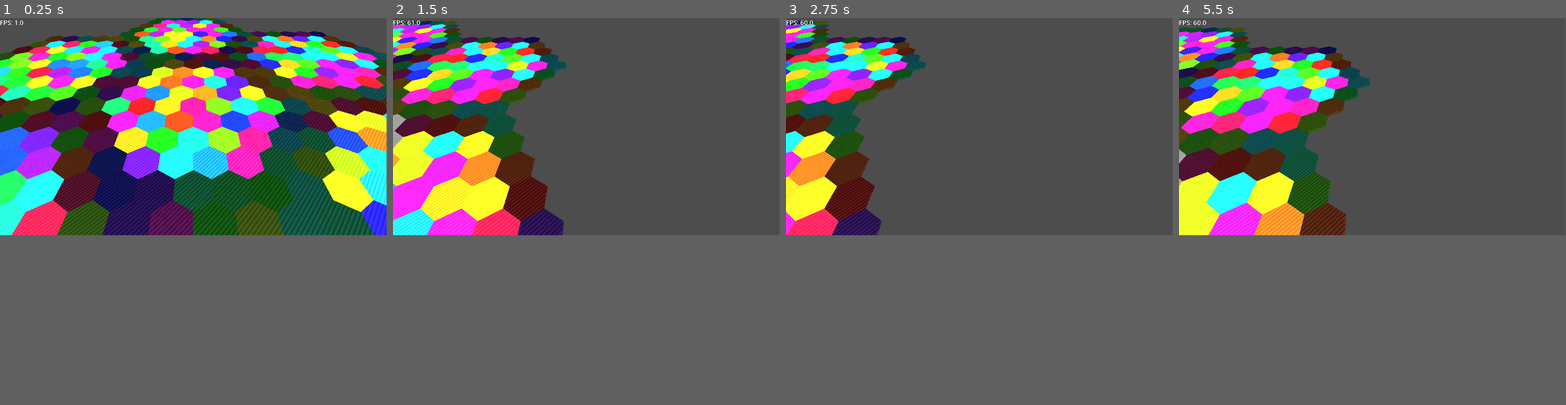
Above: before the commit, frames 1-4 (left to right).
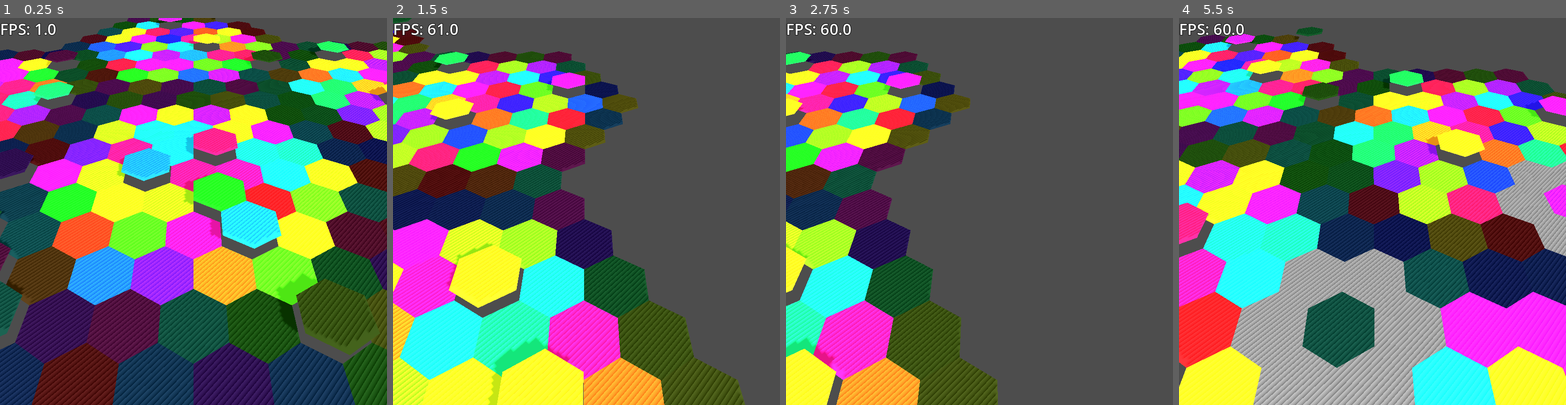
Above: after the commit, the same moments.

Repository: OrbitalOyster/golems
Game: Godot game, scene res://main.tscn
The game is run twice, just before and just after one commit, with the same random seed, the same clock (stepped at 60 frames per second) and the same inputs.
Inputs (mouse positions are in pixels of both pictures, inside the frame that each line leads up to):
- Up to frame 1 (0.25 s): no input
- Up to frame 2 (1.5 s): tap Enter at 0.5 s; move the mouse to (671, 114) at 0.52 s; hold D 0.53-1.28 s; hold Middle mouse button (camera_move) 0.53-1.28 s; click (671, 114) at 0.67 s; move the mouse to (509, 137) at 1.27 s; hold A from 1.28 s (still down); tap Middle mouse button (camera_move) at 1.35 s
- Up to frame 3 (2.75 s): move the mouse to (1018, 79) at 2.02 s; release A at 2.03 s; hold D from 2.03 s (still down); hold Middle mouse button (camera_move) from 2.03 s (still down)
- Up to frame 4 (5.5 s): move the mouse to (1353, 168) at 2.77 s; release Middle mouse button (camera_move) at 2.78 s; tap Middle mouse button (camera_move) at 2.85, 4.35 s; click (1353, 168) at 2.92 s; tap Space at 3.5 s; move the mouse to (1488, 157) at 3.52 s; release D at 3.53 s; hold Middle mouse button (camera_move) 3.53-4.28 s; hold A from 3.53 s (still down); move the mouse to (1256, 95) at 4.27 s; move the mouse to (1391, 126) at 5.02 s; hold Middle mouse button (camera_move) from 5.03 s (still down); click (1391, 126) at 5.17 s
In our replay, the window is 799x449 before the commit and 800x800 after it. These sizes can differ from the game's own. Grey fills any space a smaller window leaves; there, only what the larger window draws over its background counts as a difference.

The runs differ from the first frame. In frame 1, 93% of the frame differs, in the area x 0-100%, y 0-100%; in frame 2, 58%; in frame 3, 36%; in frame 4, 79%.

Commit message:
Height first steps

Diff:
--- a/chunk.gd
+++ b/chunk.gd
@@ -11,8 +11,8 @@
 
 var notifier: Notifier
 
-func generate_hex(x: float, z: float, size: float, flat_top: bool, color: Color) -> Hex:
-	var new_hex := Hex.new(color)
+func generate_hex(x: float, z: float, size: float, flat_top: bool, color: Color, height: float) -> Hex:
+	var new_hex := Hex.new(color, height)
 	new_hex.position.x = x
 	new_hex.position.z = z
 	new_hex.scale.x = size
@@ -32,7 +32,10 @@
 			color = Color.from_hsv(randf(), .9, .2)
 		else:
 			color = Color.from_hsv(randf(), .9, .9)
-		var new_hex = generate_hex(cartesian.x, cartesian.z, 1, false, color)
+		var height = 0.0
+		if randi_range(1, 10) == 10:
+			height = 0.25
+		var new_hex = generate_hex(cartesian.x, cartesian.z, 1, false, color, height)
 		new_hex.clicked_on.connect(func(): hex_clicked_on.emit(i))
 		hexes[i] = new_hex
 		hexes_node.add_child(new_hex)
--- a/hex.gd
+++ b/hex.gd
@@ -3,15 +3,17 @@
 
 signal clicked_on
 
-var color: Color
+var color: Color = Color.GRAY
+var height: float = 0.0
+
 var instance: MeshInstance3D
 var area3d: Area3D
 
-var notifier_size = Vector3(
-	Utils.HEX_RADIUS * sqrt(3.0),
-	.25,
-	Utils.HEX_RADIUS * 2
-)
+#var notifier_size = Vector3(
+	#Utils.HEX_RADIUS * sqrt(3.0),
+	#.25,
+	#Utils.HEX_RADIUS * 2
+#)
 
 func apply_color():
 	var material = StandardMaterial3D.new()
@@ -39,10 +41,13 @@
 	area3d.add_child(collisionChape)
 	area3d.input_event.connect(on_clicked)
 	add_child(area3d)
+	# Height
+	position.y = height
 
 func free_instance():
 	instance.queue_free()
 	area3d.queue_free()
 
-func _init(new_color: Color):
+func _init(new_color: Color, new_height: float):
 	color = new_color
+	height = new_height
--- a/project.godot
+++ b/project.godot
@@ -17,9 +17,8 @@
 
 [display]
 
-window/size/viewport_width=1920
-window/size/viewport_height=1080
-window/size/mode=4
+window/size/viewport_width=800
+window/size/viewport_height=800
 window/size/resizable=false
 window/size/borderless=true
 window/vsync/vsync_mode=0
